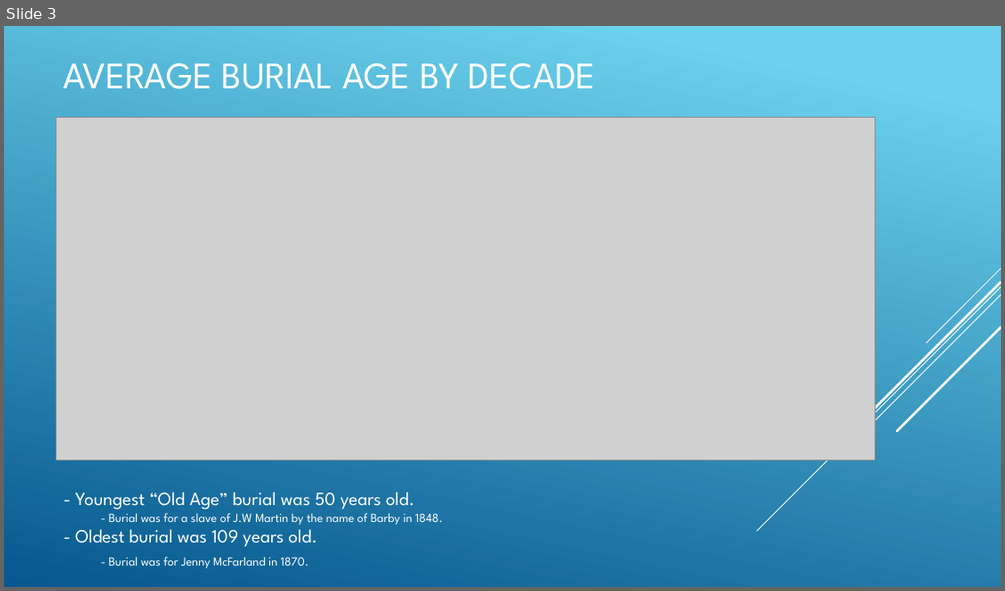
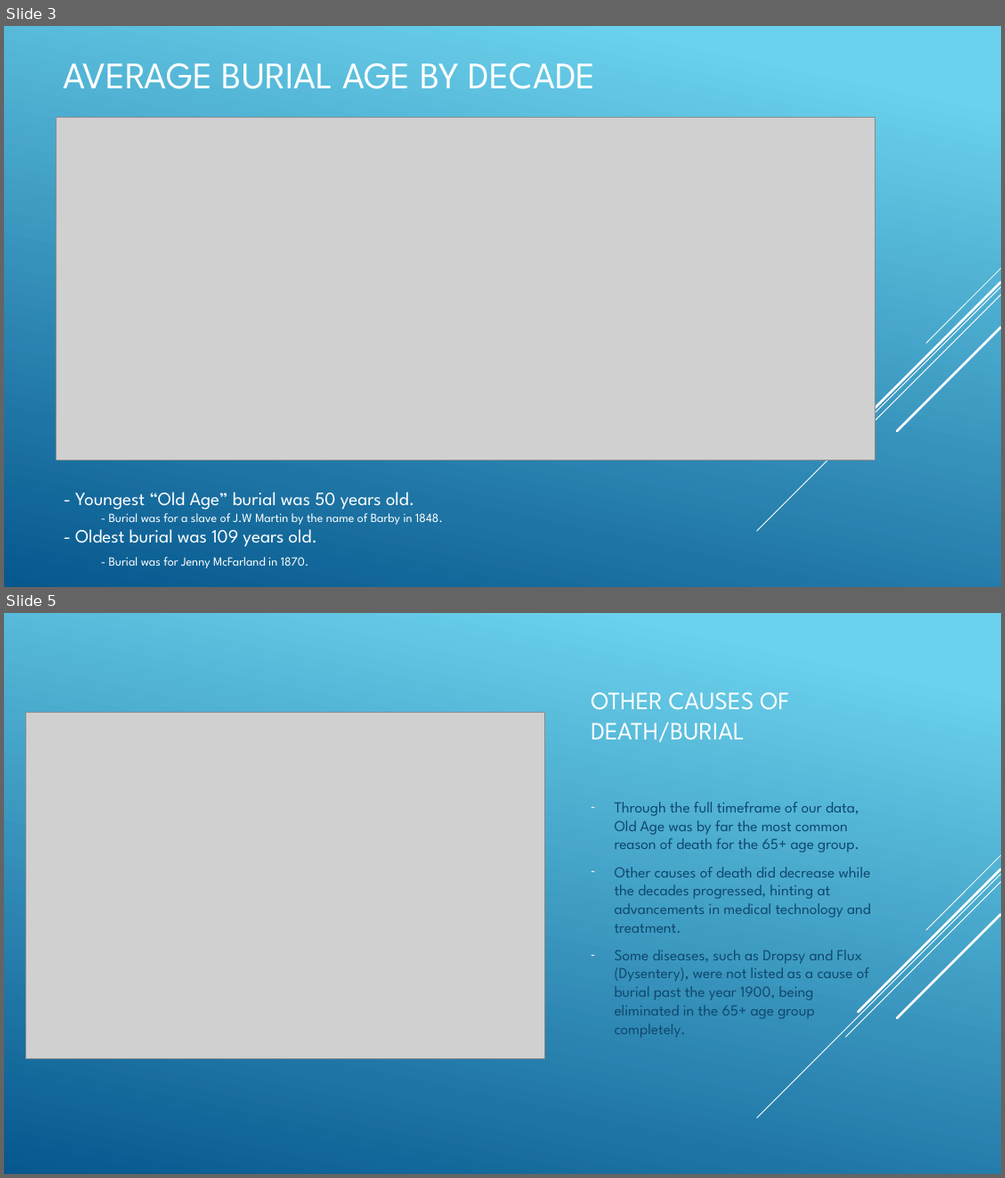
Before and after one commit to NSS-Data-Analytics-Cohort-9/city_cemetery-CameronMatlock, a slide deck: Old Age Powerpoint.pptx. Shown one above the other, each under a label of ours: slide 3 before the commit, slides 3 and 5 after it; the slides between them are not shown. The pictures are 1005x591 and 1005x1178 pixels, drawn with LibreOffice and Linux fonts; fonts in the diff are those of the drawing; grey boxes stand for pictures. Boxes give left, top, right and bottom in pixels: in the first picture for what was removed or moved away, otherwise in the second. Text is boxed around its words. In the diff, an @@ line names an element or a change of style, - is before the commit and + after.

```diff
--- a/Old Age Powerpoint.pptx
+++ b/Old Age Powerpoint.pptx
@@ slide 5 added at bbox=[4, 613, 1001, 1174], background gradient #6ED2EB to #06588E; not listed: 5 template elements that a slide beside it also shows @@
@@ title added at bbox=[591, 692, 789, 742], 24 pt, text #FFFFFF @@
+OTHER CAUSES OF DEATH/BURIAL
@@ picture added at bbox=[25, 713, 544, 1058] @@
@@ text added at bbox=[615, 802, 871, 1038], 14.8 pt, text #0F496F @@
+– Through the full timeframe of our data, Old Age was by far the most common reason of death for the 65+ age group.
+– Other causes of death did decrease while the decades progressed, hinting at advancements in medical technology and treatment.
+– Some diseases, such as Dropsy and Flux (Dysentery), were not listed as a cause of burial past the year 1900, being eliminated in the 65+ age group completely.
```
Also in this commit, not shown: 1 slide changed, 2 other slides added.
